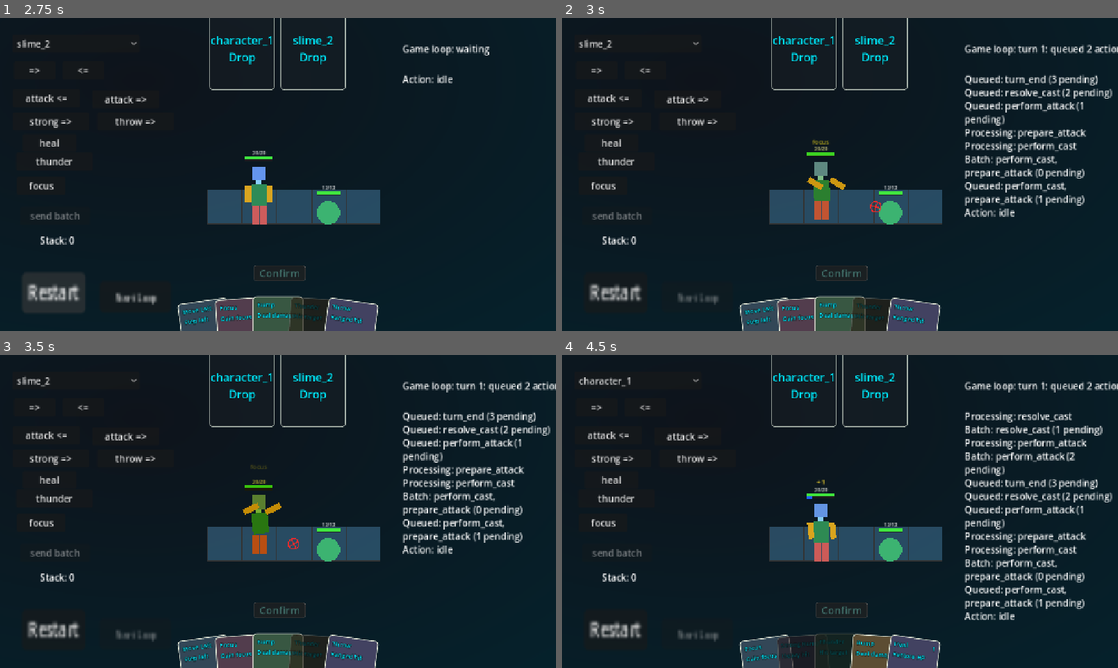
Above: before the commit, frames 1-4 (two rows, left to right).
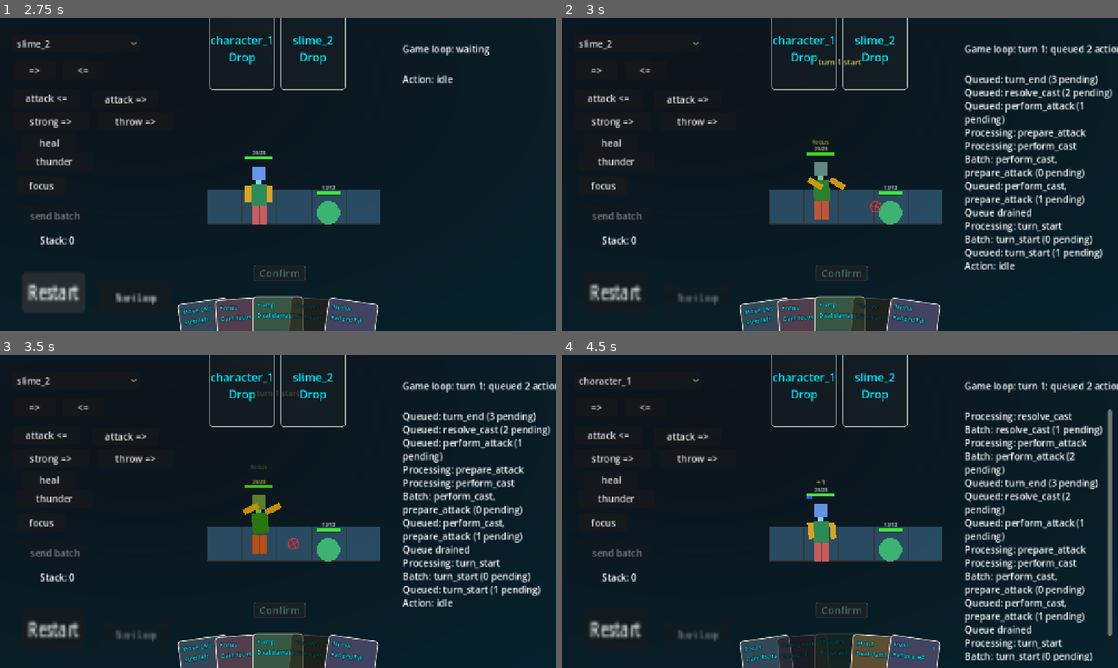
Above: after the commit, the same moments.

Repository: bubblecigar/turn-base-game
Game: Godot game, scene res://scenes/main.tscn
The game is run twice, just before and just after one commit, with the same random seed, the same clock (stepped at 60 frames per second) and the same inputs.
Inputs:
- Up to frame 1 (2.75 s): click "Restart" at 0.5 s; click "Restart" at 1.25 s; click "Restart" at 2 s
- Up to frame 2 (3 s): click "Start Loop" at 2.75 s
- Up to frame 3 (3.5 s): no input
- Up to frame 4 (4.5 s): click "slime_2" at 3.5 s; click "=>" at 4.25 s

Frame 1 is identical in both runs. In frame 2, 1.6% of the frame differs, in the area x 46-98%, y 13-81%; in frame 3, 1.5%; in frame 4, 4.9%, in the area x 72-99%, y 17-98%.

Commit message:
Add turn boundary actions

Diff:
--- a/scenes/data_flow/action_handler.gd
+++ b/scenes/data_flow/action_handler.gd
@@ -6,6 +6,7 @@
 signal cast_performed(caster_id: StringName, args: Dictionary)
 signal cast_resolved(caster_id: StringName, args: Dictionary, result: bool)
 signal event_performed(event: Dictionary)
+signal turn_start(event: Dictionary)
 signal turn_end(event: Dictionary)
 
 const MIN_CONSUME_SECONDS := 0.5
@@ -77,6 +78,8 @@
 			_attack_handler.prepare_attack(event['payload'])
 		'perform_attack':
 			_attack_handler.perform_attack(event['payload'])
+		'turn_start':
+			turn_start.emit(event)
 		'turn_end':
 			turn_end.emit(event)
 		'debugger_button_pressed':
--- a/scenes/game_control/game_loop.gd
+++ b/scenes/game_control/game_loop.gd
@@ -96,7 +96,6 @@
 		return
 
 	_turn_in_progress = true
-	_turn_index += 1
 	_emit_status("turn %d: queued %d actions" % [_turn_index, action_stack.size()])
 	print("game loop turn %d actions: %s" % [_turn_index, action_stack])
 	for action_batch: Array[Dictionary] in action_batches:
@@ -274,6 +273,8 @@
 
 
 func create_ordered_action_batches(action_stack: Array[Dictionary]) -> Array[Array]:
+	_turn_index += 1
+	var turn_index := _turn_index
 	var actions_by_category := {
 		ACTION_CATEGORY_CAST: [],
 		ACTION_CATEGORY_MOVE: [],
@@ -289,6 +290,7 @@
 		actions_by_category[category].append(action)
 
 	var action_batches: Array[Array] = []
+	action_batches.append([_create_turn_start_action(turn_index)])
 
 	var attack_batch: Array = actions_by_category[ACTION_CATEGORY_ATTACK]
 	var prepare_attack_batch := _create_prepare_attack_batch(attack_batch)
@@ -307,14 +309,25 @@
 	if not cast_success_batch.is_empty():
 		action_batches.append(cast_success_batch)
 
-	action_batches.append([_create_turn_end_action()])
+	action_batches.append([_create_turn_end_action(turn_index)])
 	return action_batches
 
 
-func _create_turn_end_action() -> Dictionary:
+func _create_turn_start_action(turn_index: int) -> Dictionary:
+	return {
+		"eventName": "turn_start",
+		"payload": {
+			"turn_index": turn_index,
+		},
+	}
+
+
+func _create_turn_end_action(turn_index: int) -> Dictionary:
 	return {
 		"eventName": "turn_end",
-		"payload": {},
+		"payload": {
+			"turn_index": turn_index,
+		},
 	}
 
 
--- a/scenes/turn_base_scene.gd
+++ b/scenes/turn_base_scene.gd
@@ -1,10 +1,84 @@
 extends Node2D
+
+const TURN_SNACKBAR_SIZE := Vector2(240.0, 36.0)
+const TURN_SNACKBAR_START_Y := 88.0
+const TURN_SNACKBAR_RISE_PIXELS := 24.0
+const TURN_SNACKBAR_ANIMATION_SECONDS := 0.85
+const TURN_SNACKBAR_FONT_SIZE := 18
+const TURN_SNACKBAR_COLOR := Color(1.0, 0.92, 0.42, 1.0)
+
+var _turn_snackbar_label: Label
+var _turn_snackbar_tween: Tween
+
+@onready var action_handler: Node = $ActionHandler
+@onready var canvas_layer: CanvasLayer = $CanvasLayer
 
 
 # Called when the node enters the scene tree for the first time.
 func _ready() -> void:
+	action_handler.turn_start.connect(_on_turn_start)
+	action_handler.turn_end.connect(_on_turn_end)
 	print('scene ready')
-	pass # Replace with function body.
+
+
+func _on_turn_start(event: Dictionary) -> void:
+	_show_turn_snackbar(event, "start")
+
+
+func _on_turn_end(event: Dictionary) -> void:
+	_show_turn_snackbar(event, "end")
+
+
+func _show_turn_snackbar(event: Dictionary, phase: String) -> void:
+	if _turn_snackbar_tween:
+		_turn_snackbar_tween.kill()
+
+	if _turn_snackbar_label == null:
+		_turn_snackbar_label = Label.new()
+		_turn_snackbar_label.name = "TurnSnackbarLabel"
+		_turn_snackbar_label.add_theme_font_size_override("font_size", TURN_SNACKBAR_FONT_SIZE)
+		_turn_snackbar_label.horizontal_alignment = HORIZONTAL_ALIGNMENT_CENTER
+		_turn_snackbar_label.vertical_alignment = VERTICAL_ALIGNMENT_CENTER
+		_turn_snackbar_label.mouse_filter = Control.MOUSE_FILTER_IGNORE
+		canvas_layer.add_child(_turn_snackbar_label)
+
+	var payload: Dictionary = event.get("payload", {})
+	var turn_index := int(payload.get("turn_index", 0))
+	var viewport_size := get_viewport_rect().size
+	var start_position := Vector2(
+		(viewport_size.x - TURN_SNACKBAR_SIZE.x) / 2.0,
+		TURN_SNACKBAR_START_Y
+	)
+
+	_turn_snackbar_label.text = "turn %d %s" % [turn_index, phase]
+	_turn_snackbar_label.size = TURN_SNACKBAR_SIZE
+	_turn_snackbar_label.position = start_position
+	_turn_snackbar_label.modulate = TURN_SNACKBAR_COLOR
+	_turn_snackbar_label.show()
+	_turn_snackbar_label.move_to_front()
+
+	_turn_snackbar_tween = create_tween()
+	_turn_snackbar_tween.set_parallel(true)
+	_turn_snackbar_tween.tween_property(
+		_turn_snackbar_label,
+		"position",
+		start_position - Vector2(0.0, TURN_SNACKBAR_RISE_PIXELS),
+		TURN_SNACKBAR_ANIMATION_SECONDS
+	)
+	_turn_snackbar_tween.tween_property(
+		_turn_snackbar_label,
+		"modulate:a",
+		0.0,
+		TURN_SNACKBAR_ANIMATION_SECONDS
+	)
+	_turn_snackbar_tween.finished.connect(_on_turn_snackbar_tween_finished)
+
+
+func _on_turn_snackbar_tween_finished() -> void:
+	if _turn_snackbar_label:
+		_turn_snackbar_label.hide()
+
+	_turn_snackbar_tween = null
 
 
 # Called every frame. 'delta' is the elapsed time since the previous frame.
